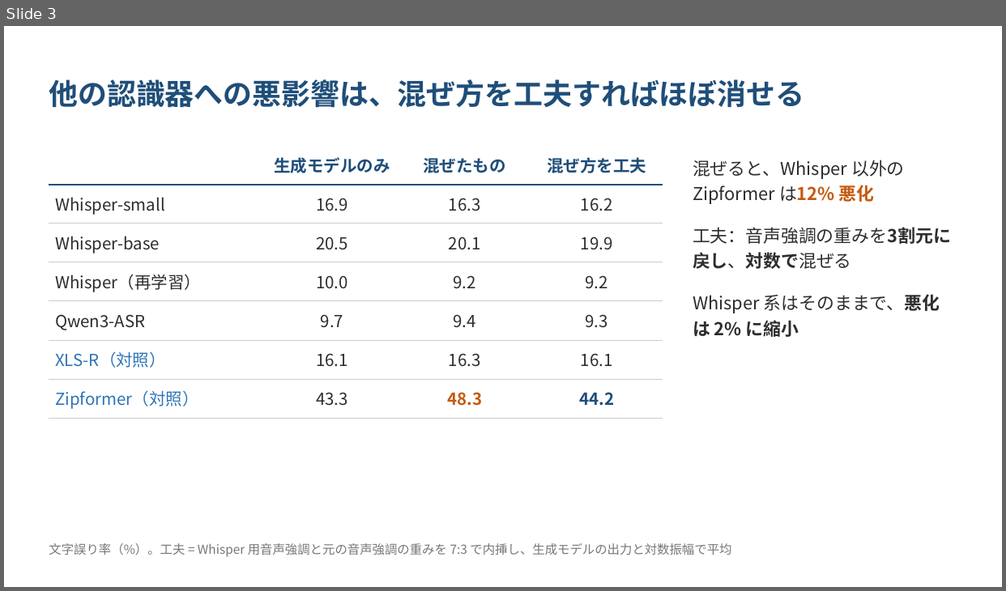
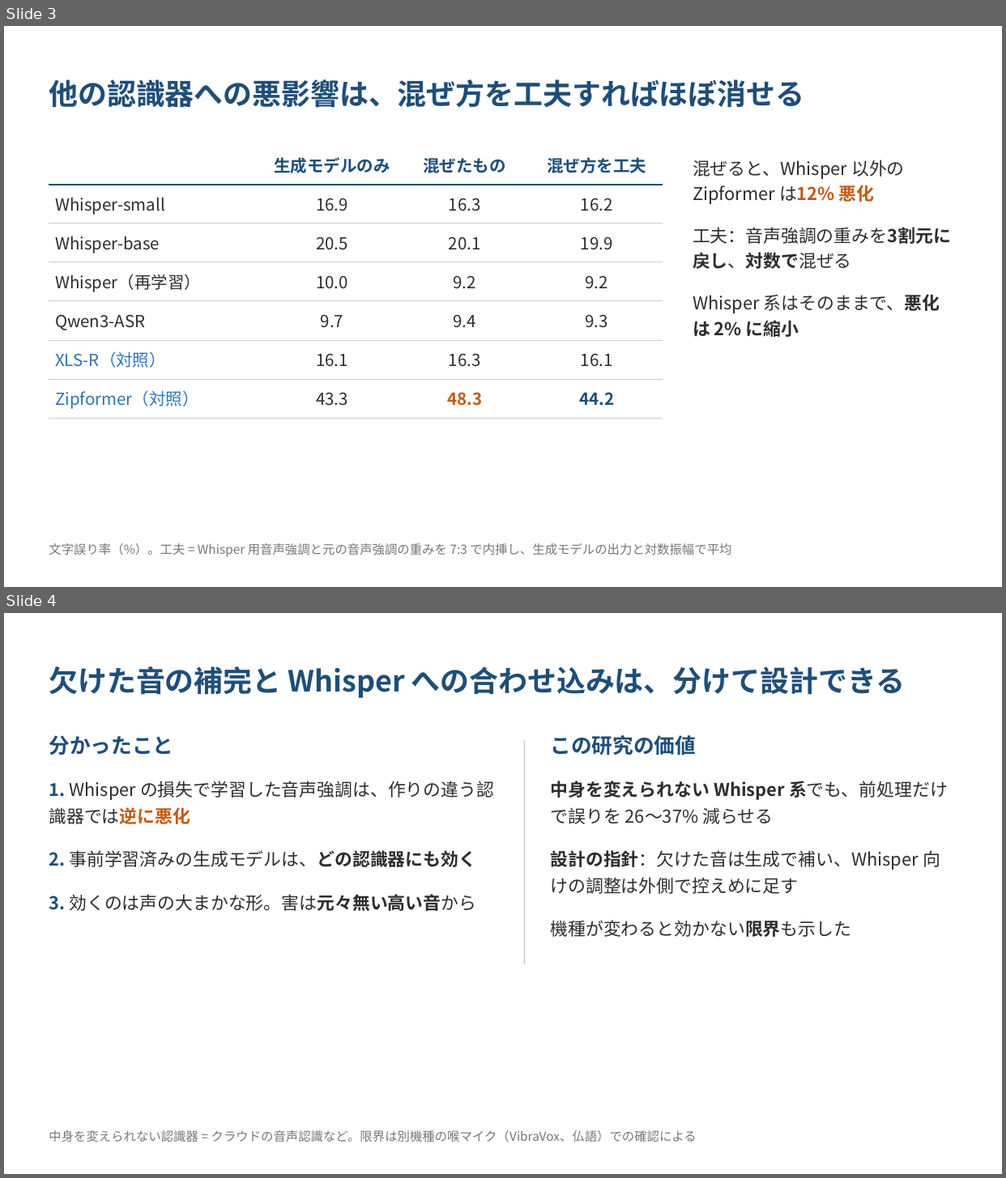
Before and after one commit to kasugayuji0716-art/bone-conduction-research, a slide deck: results/fusion_slides_2026-10.pptx. Shown one above the other, each under a label of ours: slide 3 before the commit, slides 3 and 4 after it. The pictures are 1006x591 and 1006x1178 pixels, drawn with LibreOffice and Linux fonts; fonts in the diff are those of the drawing. Boxes give left, top, right and bottom in pixels: in the first picture for what was removed or moved away, otherwise in the second. Text is boxed around its words. In the diff, an @@ line names an element or a change of style, - is before the commit and + after.

```diff
--- a/results/fusion_slides_2026-10.pptx
+++ b/results/fusion_slides_2026-10.pptx
@@ slide 4 added at <box>4,613,1002,1174</box>, background #FFFFFF @@
@@ text added at <box>49,666,905,698</box>, 28 pt, text #1F4E79, bold @@
+欠けた音の補完と Whisper への合わせ込みは、分けて設計できる
@@ text added at <box>49,735,173,755</box>, 20 pt, text #1F4E79, bold @@
+分かったこと
@@ line added from (524, 740) to (524, 965), #CCCCCC 1 pt @@
@@ text added at <box>550,735,696,756</box>, 20 pt, text #1F4E79, bold @@
+この研究の価値
@@ text added at <box>49,781,494,911</box>, 17 pt, text #2D2D2D @@
+1. Whisper の損失で学習した音声強調は、作りの違う認識器では逆に悪化
+2. 事前学習済みの生成モデルは、どの認識器にも効く
+3. 効くのは声の大まかな形。害は元々無い高い音から
@@ text added at <box>550,781,948,937</box>, 17 pt, text #2D2D2D @@
+• 中身を変えられない Whisper 系でも、前処理だけで誤りを 26〜37% 減らせる
+• 設計の指針：欠けた音は生成で補い、Whisper 向けの調整は外側で控えめに足す
+• 機種が変わると効かない限界も示した
@@ text added at <box>49,1131,697,1142</box>, 12 pt, text #777777 @@
+中身を変えられない認識器 = クラウドの音声認識など。限界は別機種の喉マイク（VibraVox、仏語）での確認による
```
Also in this commit, not shown: 2 other files.
